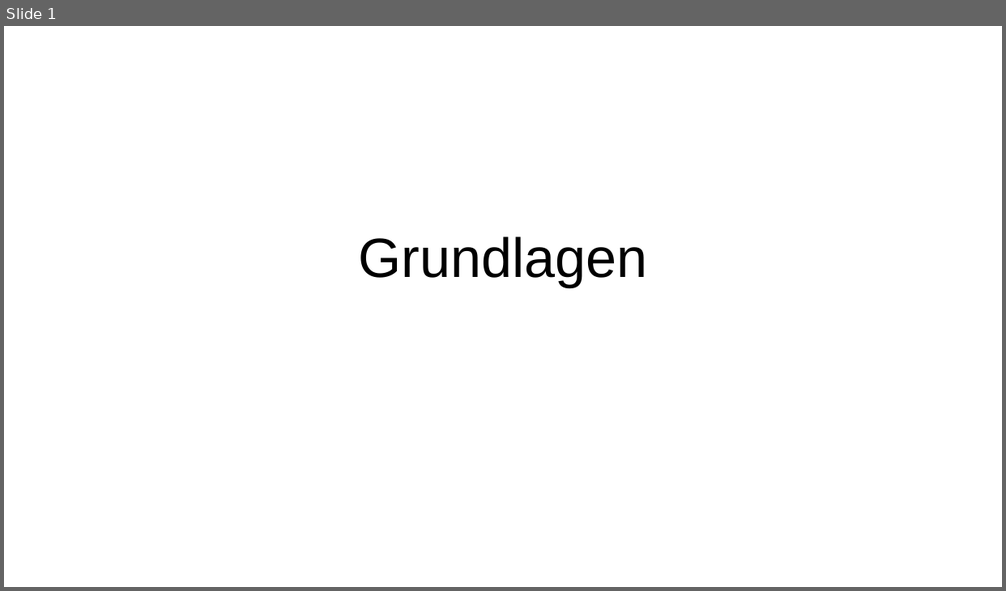
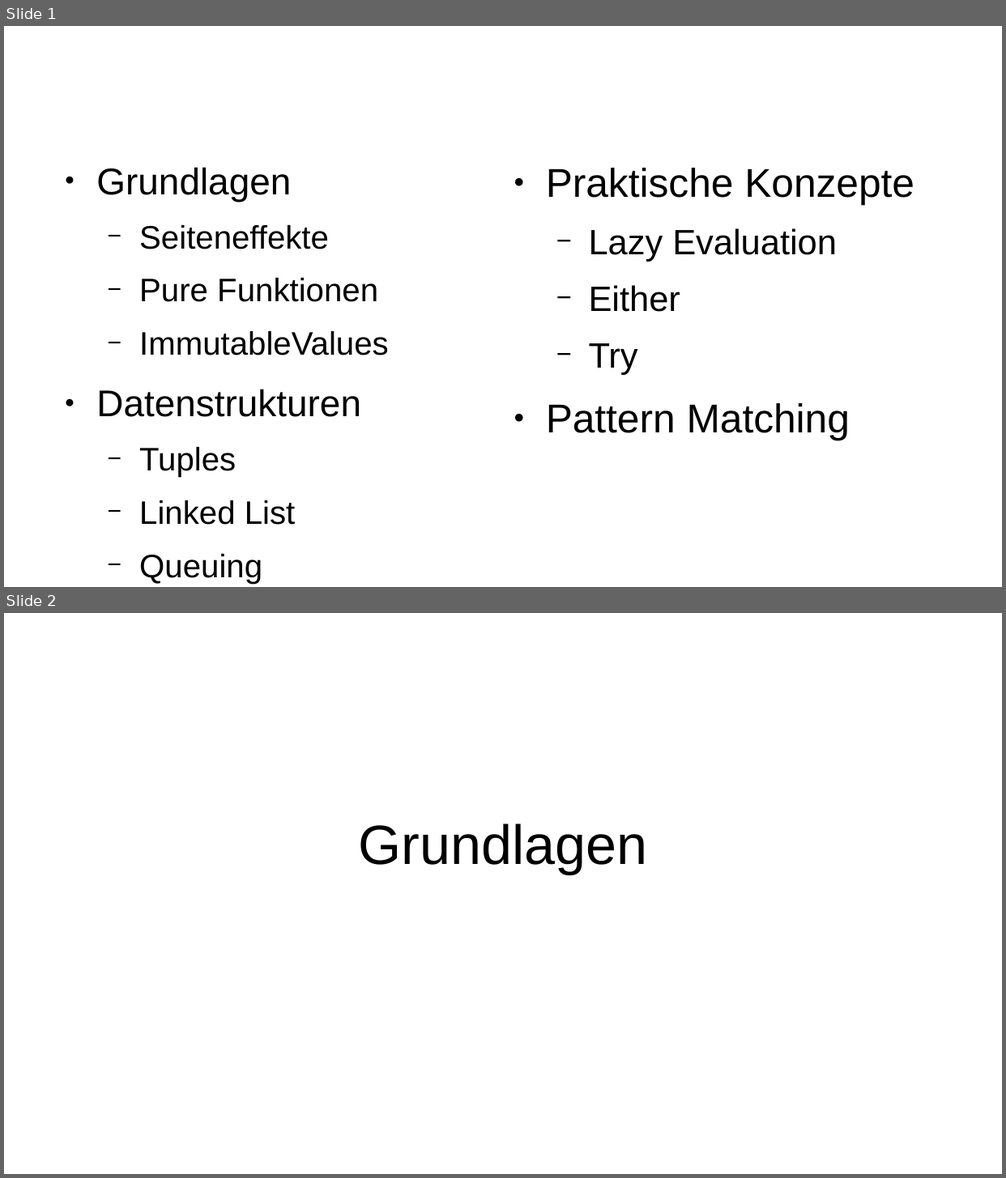
Before and after one commit to p3et/vavr-demo, a slide deck: coffee talk.odp. Shown one above the other, each under a label of ours: slide 1 before the commit, slides 1 and 2 after it. The pictures are 1006x591 and 1006x1178 pixels, drawn with LibreOffice and Linux fonts; fonts in the diff are those of the drawing. Boxes give left, top, right and bottom in pixels: in the first picture for what was removed or moved away, otherwise in the second. Text is boxed around its words. In the diff, an @@ line names an element or a change of style, - is before the commit and + after.

Commit message:
pattern matching

```diff
--- a/coffee talk.odp
+++ b/coffee talk.odp
@@ slide 1 added at [4,26,1002,587], background #FFFFFF @@
@@ text added at [96,167,389,584], 25.9 pt, text #000000 @@
+● Grundlagen
+  − Seiteneffekte
+  − Pure Funktionen
+  − ImmutableValues
+● Datenstrukturen
+  − Tuples
+  − Linked List
+  − Queuing
@@ text added at [546,168,914,441], 32 pt, text #000000 @@
+● Praktische Konzepte
+  − Lazy Evaluation
+  − Either
+  − Try
+● Pattern Matching
@@ what was slide 1 is now slide 2 @@
```
Also in this commit, not shown: 1 slide changed, 1 other slide added, 3 other files.
